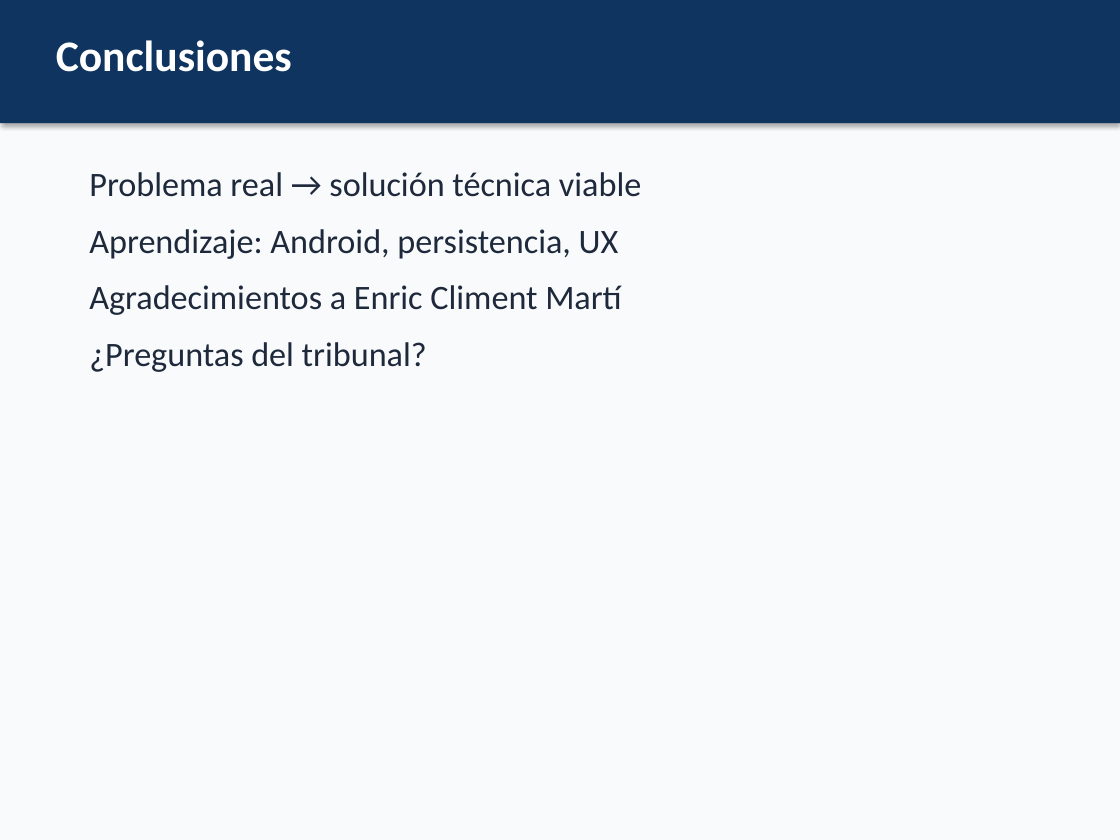
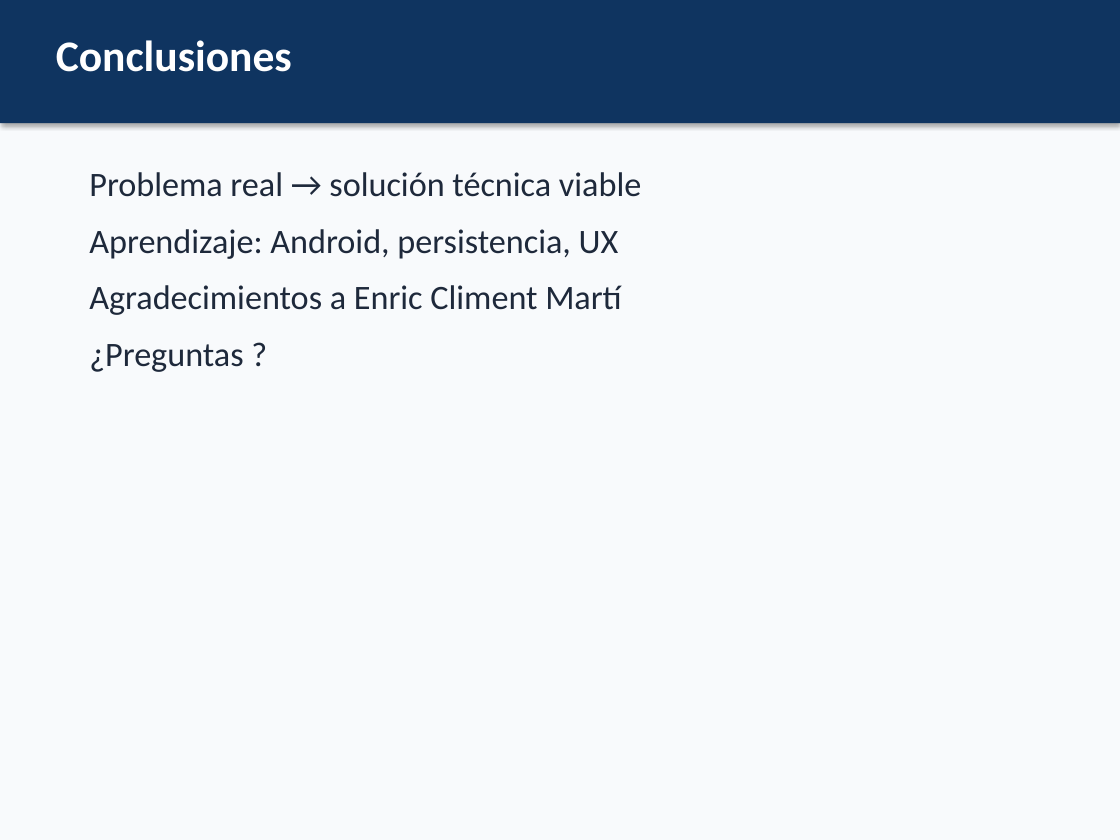
Before and after one commit to almartar/PersonalBet, a slide deck: slide 12 of docs/Presentacio_PersonalBet.pptx. Drawn at 1120x840 pixels with LibreOffice and Linux fonts; fonts in the diff are those of the drawing. Boxes give left, top, right and bottom in pixels: in the first picture for what was removed or moved away, otherwise in the second. Text is boxed around its words. In the diff, an @@ line names an element or a change of style, - is before the commit and + after.

```diff
--- a/docs/Presentacio_PersonalBet.pptx
+++ b/docs/Presentacio_PersonalBet.pptx
@@ text at (x1=89, y1=344, x2=243, y2=372): text changed @@
-¿Preguntas del tribunal?
+¿Preguntas ?
```
Also in this commit, not shown: 28 other files.
